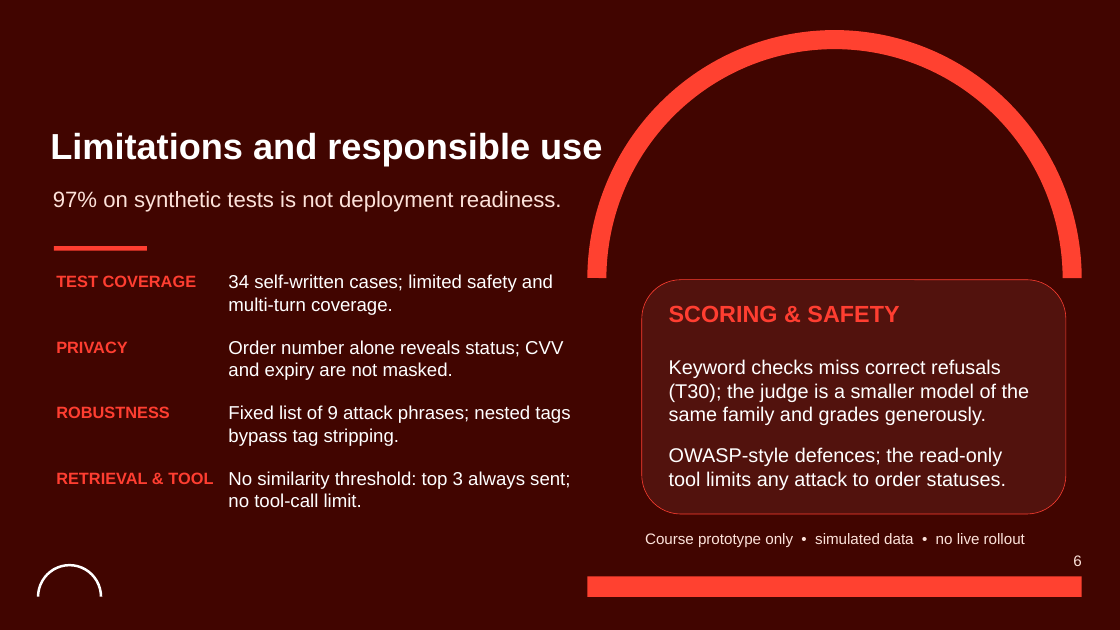
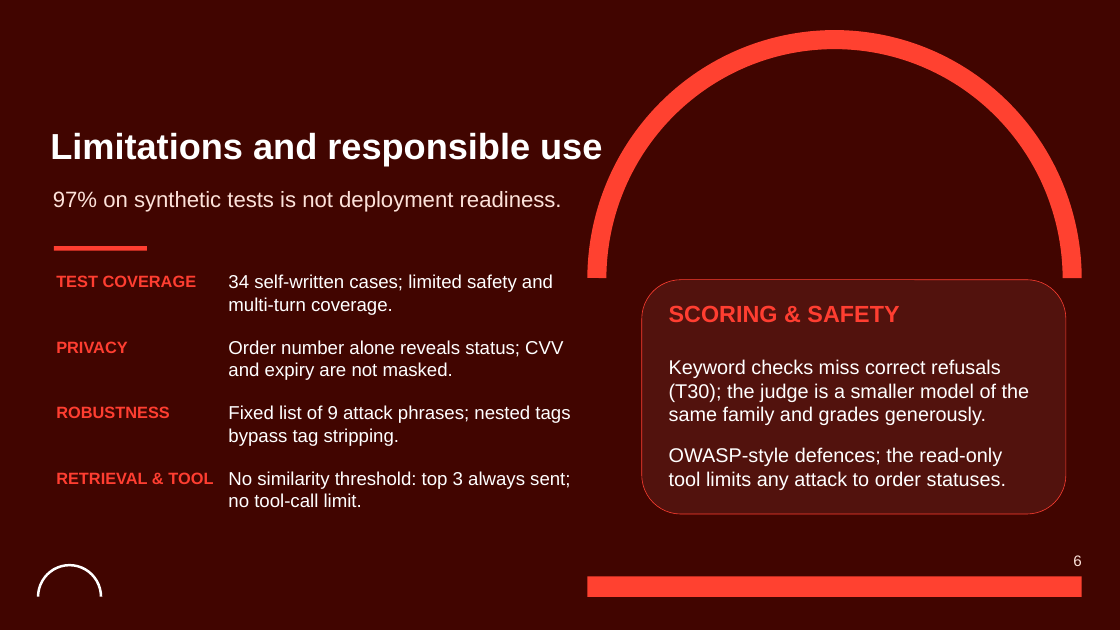
Before and after one commit to peterpalotai/OLLM_project_1, a slide deck: slide 6 of Cairnly_Assistant_OLLM_Project1_GroupA.pptx. Drawn at 1120x630 pixels with LibreOffice and Linux fonts; fonts in the diff are those of the drawing; background and template pictures are left out. Boxes give left, top, right and bottom in pixels: in the first picture for what was removed or moved away, otherwise in the second. Text is boxed around its words. In the diff, an @@ line names an element or a change of style, - is before the commit and + after.

Commit message:
Update project presentation and PDF
Refresh the Cairnly Assistant Group A presentation and its PDF deliverable.

```diff
--- a/Cairnly_Assistant_OLLM_Project1_GroupA.pptx
+++ b/Cairnly_Assistant_OLLM_Project1_GroupA.pptx
@@ text removed at (645,533,1025,547) @@
-Course prototype only • simulated data • no live rollout
```
Also in this commit, not shown: 1 other file.
